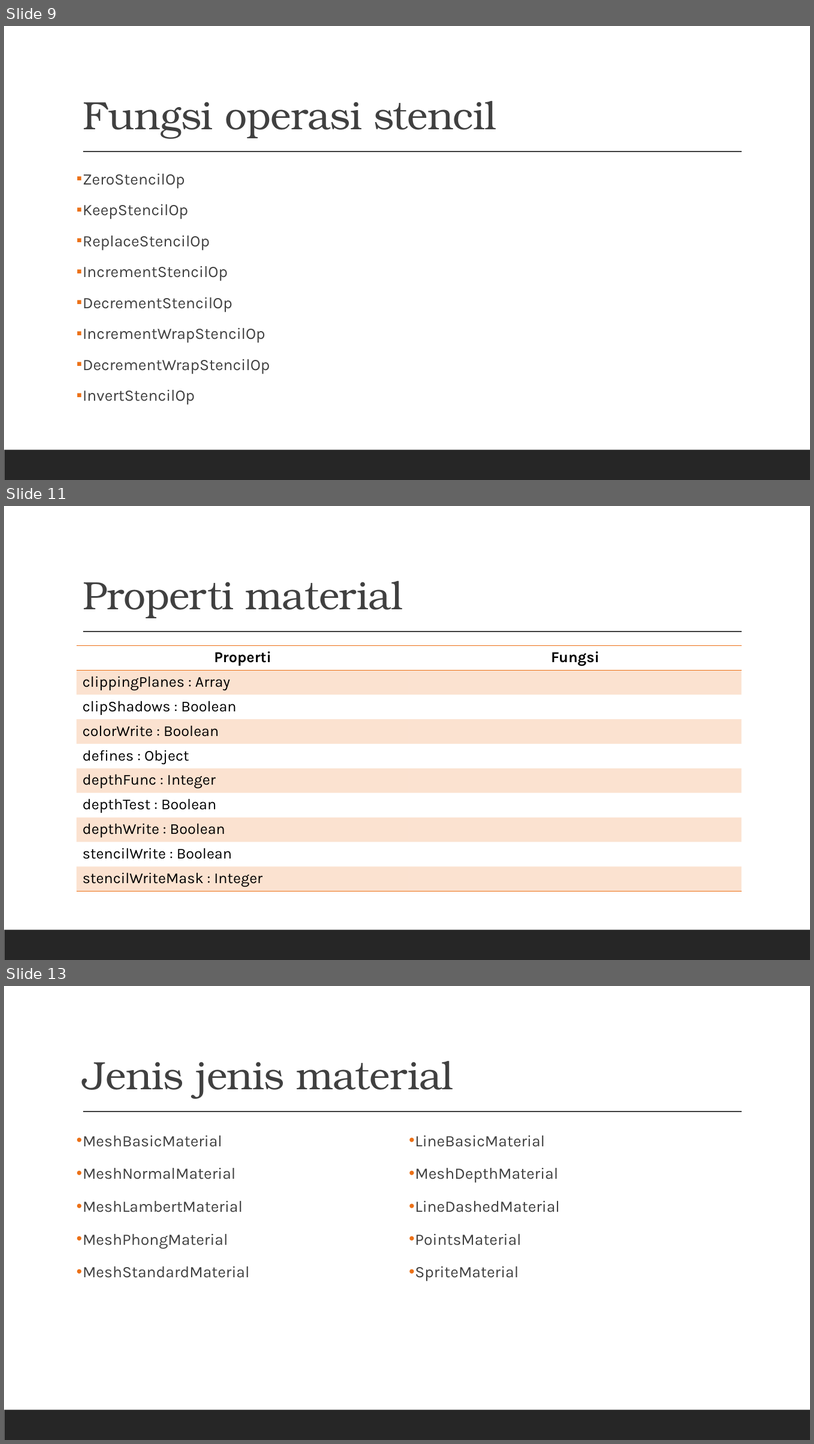
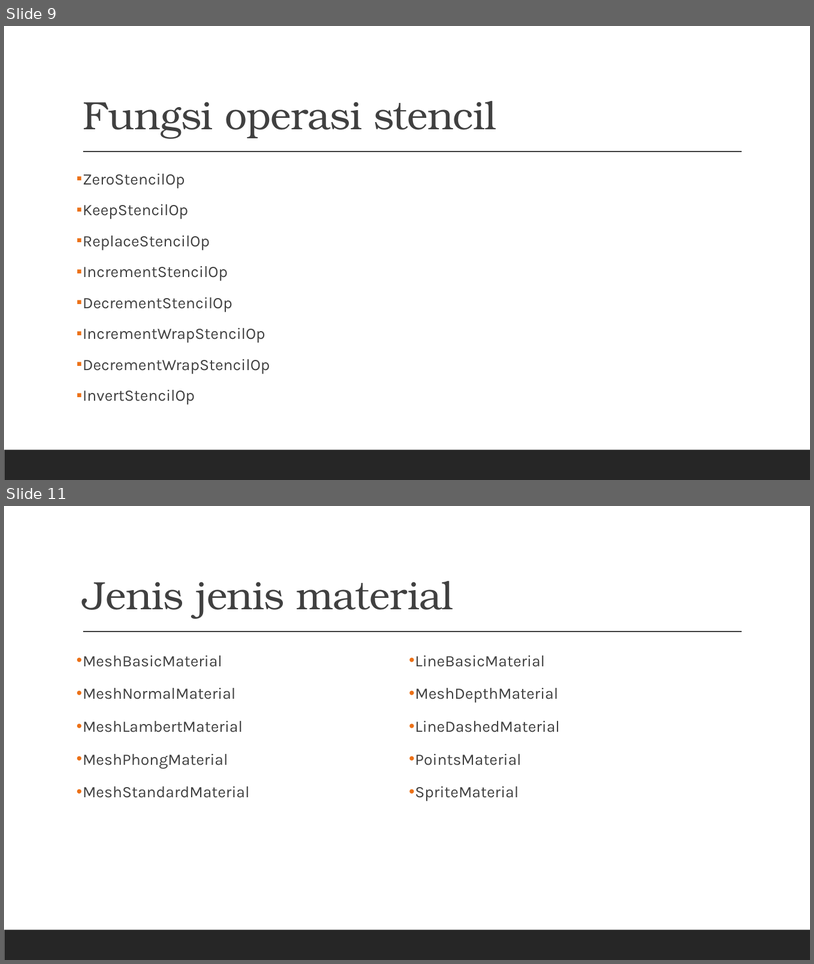
Before and after one commit to grafkom-2020/presentasi-threejs-grafkom-gang, a slide deck: documents/MATERIAL.pptx. Shown one above the other, each under a label of ours: slides 9, 11 and 13 before the commit, slides 9 and 11 after it; the slides between them are not shown. The pictures are 814x1444 and 814x964 pixels, drawn with LibreOffice and Linux fonts; fonts in the diff are those of the drawing. Boxes give left, top, right and bottom in pixels: in the first picture for what was removed or moved away, otherwise in the second. Text is boxed around its words. In the diff, an @@ line names an element or a change of style, - is before the commit and + after.

```diff
--- a/documents/MATERIAL.pptx
+++ b/documents/MATERIAL.pptx
@@ slide 11 removed at (4, 506, 810, 960), background #FFFFFF; not listed: 2 template elements that a slide beside it also shows @@
@@ title removed at (83, 581, 403, 618) @@
-Properti material
@@ table removed at (77, 646, 742, 891), 10 rows, 2 columns @@
-Properti | Fungsi
-clippingPlanes : Array | 
-clipShadows : Boolean | 
-colorWrite : Boolean | 
-defines : Object | 
-depthFunc : Integer | 
-depthTest : Boolean | 
-depthWrite : Boolean | 
-stencilWrite : Boolean | 
-stencilWriteMask : Integer | 
@@ what was slide 13 is now slide 11 @@
```
Also in this commit, not shown: 1 slide changed, 1 other slide removed.
